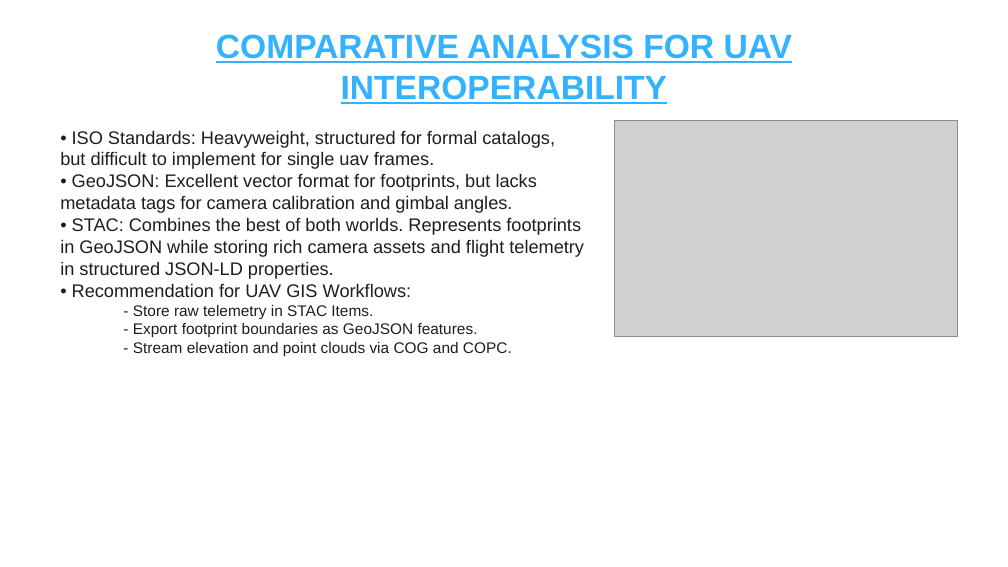
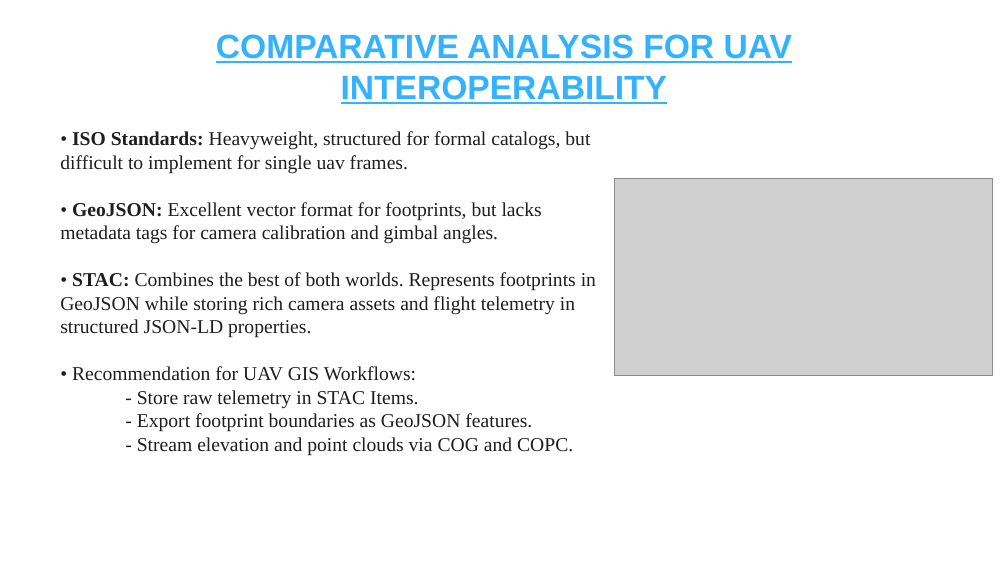
Before and after one commit to kancharlanavyatha/Drone-Footprint-Mapping-using-Qt6, a slide deck: slide 7 of Drone_Footprint_Mapping_and_Metadata_Standards.pptx (slide 9 before the commit). Drawn at 1008x567 pixels with LibreOffice and Linux fonts; fonts in the diff are those of the drawing; grey boxes stand for pictures. Boxes give left, top, right and bottom in pixels: in the first picture for what was removed or moved away, otherwise in the second. Text is boxed around its words. In the diff, an @@ line names an element or a change of style, - is before the commit and + after.

Commit message:
Add detailed UAV Metadata Field Analysis Report document

```diff
--- a/Drone_Footprint_Mapping_and_Metadata_Standards.pptx
+++ b/Drone_Footprint_Mapping_and_Metadata_Standards.pptx
@@ text "• ISO Standards: Heavyweight, structured ..." at [60,131,596,456]: size 13 to 14 pt in "• ISO Standards: Heavyweight, structured for formal ...", "• GeoJSON: Excellent vector format for footprints, ...", "• STAC: Combines the best of both ...", "• Recommendation for UAV GIS Workflows:"; font Arial to Times New Roman; bold on in "ISO Standards:", "GeoJSON:", "STAC:"; size 11 to 14 pt in "- Store raw telemetry in STAC Items.", "- Export footprint boundaries as GeoJSON features.", "- Stream elevation and point clouds via ..." @@
@@ picture: place and size @@
-picture at [615,121,958,337]
+picture at [615,178,992,376]
```
Also in this commit, not shown: 6 other slides changed, 2 slides removed, 1 other file.
